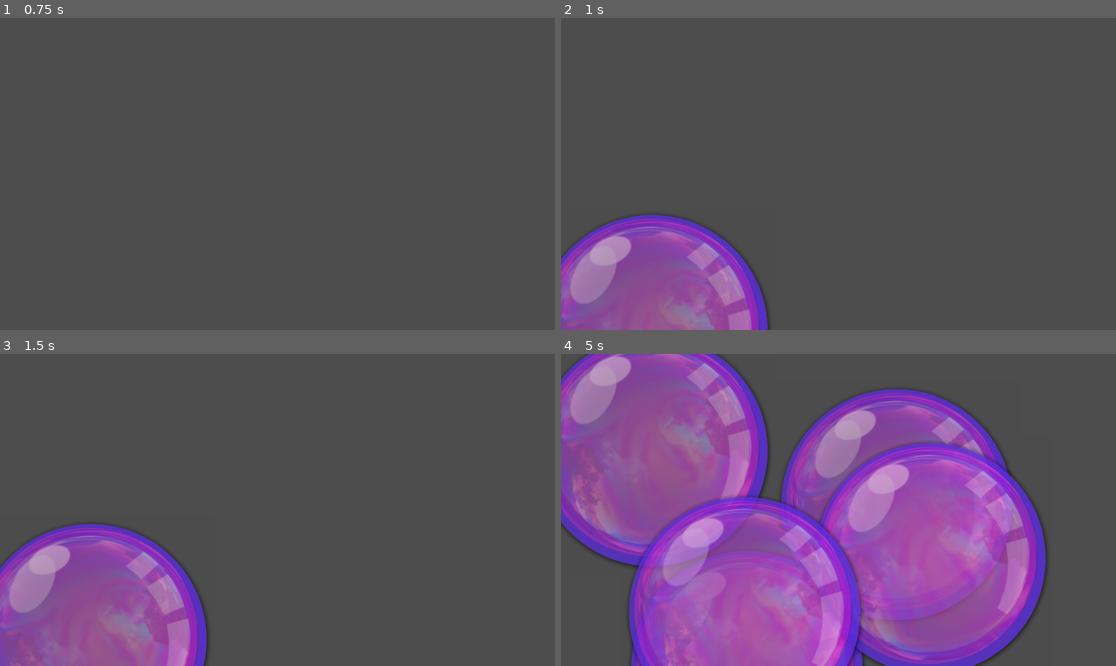
Above: before the commit, frames 1-4 (two rows, left to right).
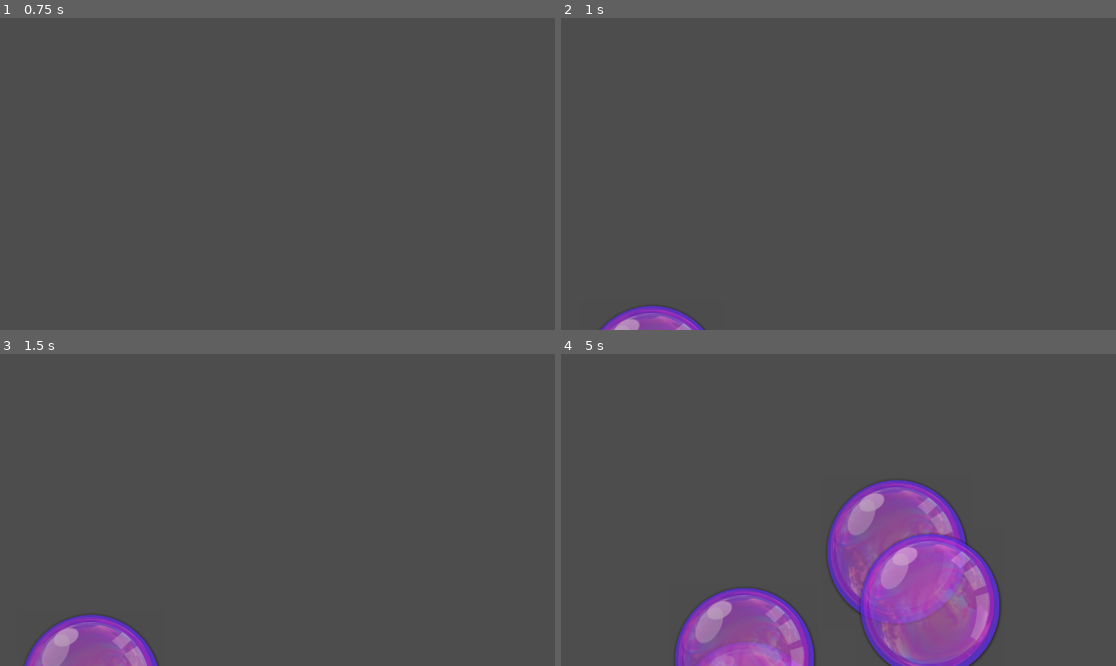
Above: after the commit, the same moments.

Repository: nekoemden/bubble-pop
Game: Godot game, scene res://Main/Main.tscn
The game is run twice, just before and just after one commit, with the same random seed, the same clock (stepped at 60 frames per second) and the same inputs.
Inputs (mouse positions are in pixels of both pictures, inside the frame that each line leads up to):
- Up to frame 1 (0.75 s): tap Enter at 0.5 s; move the mouse to (399, 158) at 0.52 s; click (399, 158) at 0.67 s
- Up to frame 2 (1 s): no input
- Up to frame 3 (1.5 s): move the mouse to (166, 525) at 1.27 s; click (166, 525) at 1.42 s
- Up to frame 4 (5 s): move the mouse to (894, 441) at 2.02 s; click (894, 441) at 2.17 s; move the mouse to (810, 572) at 2.77 s; click (810, 572) at 2.92 s; move the mouse to (1005, 556) at 3.52 s; click (1005, 556) at 3.67 s; move the mouse to (672, 463) at 4.27 s; click (672, 463) at 4.42 s

Frame 1 is identical in both runs. In frame 2, 11% of the frame differs, in the area x 0-38%, y 63-100%; in frame 3, 14%; in frame 4, 61%, in the area x 0-88%, y 0-100%.

Commit message:
Added SFX. Fixed memory

Diff:
--- a/Code/Main/Main.tscn
+++ b/Code/Main/Main.tscn
@@ -1,9 +1,13 @@
-[gd_scene load_steps=2 format=3 uid="uid://cd5nxssueqosr"]
+[gd_scene load_steps=3 format=3 uid="uid://cd5nxssueqosr"]
 
 [ext_resource type="Script" uid="uid://br5ickikatj6u" path="res://Main/main.gd" id="1_lxy7q"]
+[ext_resource type="AudioStream" uid="uid://balcbhw5gj1bf" path="res://Sfx/pop_03.wav" id="2_83ytx"]
 
 [node name="Main" type="Node"]
 script = ExtResource("1_lxy7q")
 
 [node name="Timer" type="Timer" parent="."]
 autostart = true
+
+[node name="Sfx" type="AudioStreamPlayer2D" parent="."]
+stream = ExtResource("2_83ytx")
--- a/Code/Main/main.gd
+++ b/Code/Main/main.gd
@@ -3,14 +3,16 @@
 
 const BUBBLE = preload("res://bubble/bubble.tscn")
 @onready var timer: Timer = $Timer
+@onready var sfx: AudioStreamPlayer2D = $Sfx
 
 func _ready() -> void:
 	timer.timeout.connect(on_timed_out)
 
 func spawn_bubble():
-	var bubble: Bubble = BUBBLE.instantiate()
-	bubble.position = Vector2(randi_range(0, get_viewport().size.x), get_viewport().size.y)
-	add_child(bubble)
+		var bubble: Bubble = BUBBLE.instantiate()
+		bubble.position = Vector2(randi_range(0, get_viewport().size.x), get_viewport().size.y +100)
+		bubble.main = self
+		add_child(bubble)
 
 func on_timed_out():
 	spawn_bubble()
--- a/Code/bubble/bubble.gd
+++ b/Code/bubble/bubble.gd
@@ -1,21 +1,27 @@
 extends Area2D
 class_name Bubble
 
+var main: Main
 var speed: float = -112 # px/ sec.
 
-func _reandy() -> void:
+func _ready() -> void:
 	input_event.connect(on_clicked)
 
 func _process(delta: float) -> void:
-	position.y += speed * delta
+		position.y += speed * delta
+		if position.y < -100:
+			queue_free()
 
 func on_clicked(_viewport, event, _shape):
 	print("hi")
 	if event is InputEventMouseButton:
 		print("A button was clicked")
-	if event.button_index == MOUSE_BUTTON_LEFT:
-		print("It's the Left Button!")
-	if event.pressed:
-		print("Mouse down.")
-	else:
-		print("Mouse up.")
+		if event.button_index == MOUSE_BUTTON_LEFT:
+			print("It's the Left Button!")
+			if event.pressed:
+				print("Mouse down.")
+				main.sfx.play()
+				main.sfx.pitch_scale = randf_range(0.8, 1.2)
+				queue_free()
+			else:
+				print("Mouse up.")
--- a/Code/bubble/bubble.tscn
+++ b/Code/bubble/bubble.tscn
@@ -4,13 +4,14 @@
 [ext_resource type="Script" uid="uid://tmjrx1toojrr" path="res://bubble/bubble.gd" id="1_s8ch0"]
 
 [sub_resource type="CircleShape2D" id="CircleShape2D_2gnhd"]
-radius = 239.15057
+radius = 151.19855
 
 [node name="Bubble" type="Area2D"]
 script = ExtResource("1_s8ch0")
 
 [node name="Bubble" type="Sprite2D" parent="."]
-position = Vector2(1, 1)
+position = Vector2(1, -1.0000153)
+scale = Vector2(0.6015625, 0.62109375)
 texture = ExtResource("1_aji7b")
 
 [node name="CollisionShape2D" type="CollisionShape2D" parent="."]
